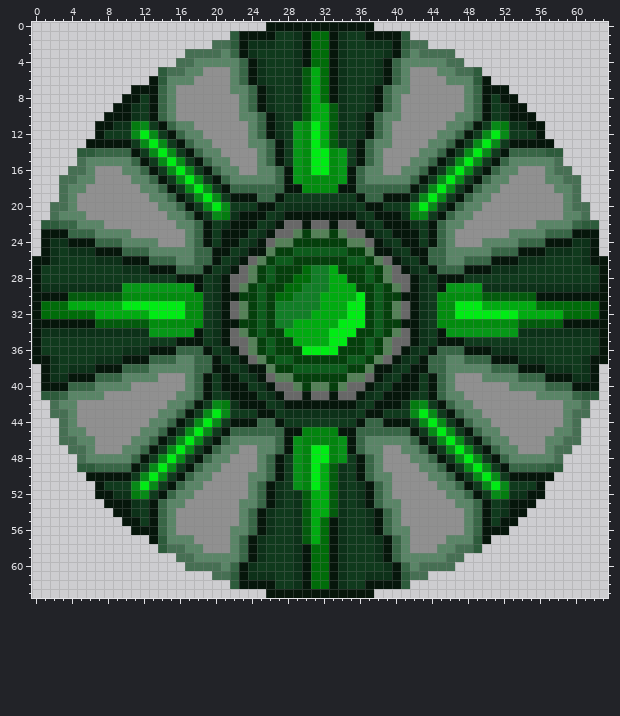
Pixel-art sprite -- NPCs/Bosses/Techno Sphere/SphereCore.png. The first picture shows the starting point.
The file is 64x64 pixels.
The result:
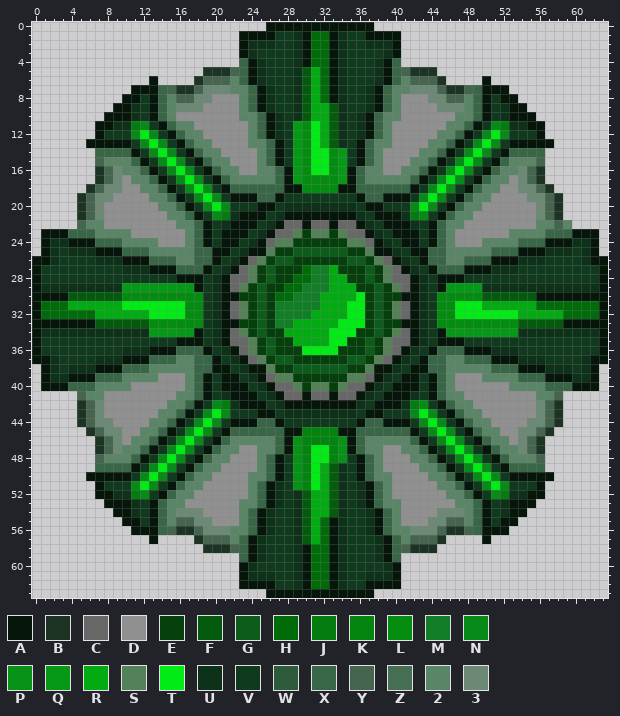
Palette (. is transparent): A #06160b  B #1d3424  C #686868  D #909090  E #053f0c  F #045b0d  G #0d5c1c  H #006c09  J #047c0f  K #03840f  L #038c0f  M #127e27  N #078a17  P #079117  Q #069817  R #01ab11  S #558158  T #00ec14  U #0d3119  V #103a1d  W #2d5b3b  X #386646  Y #45654f  Z #466f53  2 #5a8567  3 #6b8974
The exact change:
Changed rows in their new state; - is an unchanged pixel.
first column x 14:
 1 --------.------------------.--------
 2 ------...------------------...------
 3 ---......------------------......---
 4 --.......------------------.......--
 5 .....BBBY------------------YBBB.....
 6 ....BYYY--------------------YYYB....
 7 -YBBY333--------------------333YBBY-
 8 --YY33------------------------33YY--
 9 --333--------------------------333--
first column x 1:
14 ----..--------------------------------------------------..----
15 ----..Y------------------------------------------------Y..----
16 ---...BY3--------------------------------------------3YB...---
17 --....BY3--------------------------------------------3YB....--
18 --...BY33--------------------------------------------33YB...--
19 --..BY33----------------------------------------------33YB..--
20 -...BY3------------------------------------------------3YB...-
21 -...BY3------------------------------------------------3YB...-
22 ....Y----------------------------------------------------Y-...
first column x 1:
41 ....Y----------------------------------------------------Y....
42 -...BY3------------------------------------------------3YB...-
43 -...BY3------------------------------------------------3YB...-
44 --..BY33----------------------------------------------33YB..--
45 --...BY33--------------------------------------------33YB...--
46 --....BY3--------------------------------------------3YB....--
47 ---...BY3--------------------------------------------3YB...---
48 ----..Y------------------------------------------------Y..----
49 ----..--------------------------------------------------..----
first column x 14:
54 --333--------------------------333--
55 --YY33------------------------33YY--
56 -YBBY333--------------------333YBBY-
57 ....BYYY--------------------YYYB....
58 .....BBBY------------------YBBB.....
59 --.......------------------.......--
60 ---......------------------......---
61 ------...------------------...------
62 --------.------------------.--------
Pixel boxes of the changes (left, top, right, bottom) in both pictures:
changed: (158, 31, 239, 112)
changed: (401, 31, 482, 112)
changed: (41, 148, 122, 229)
changed: (518, 148, 599, 229)
changed: (41, 391, 122, 472)
changed: (518, 391, 599, 472)
changed: (158, 508, 239, 589)
changed: (401, 508, 482, 589)
